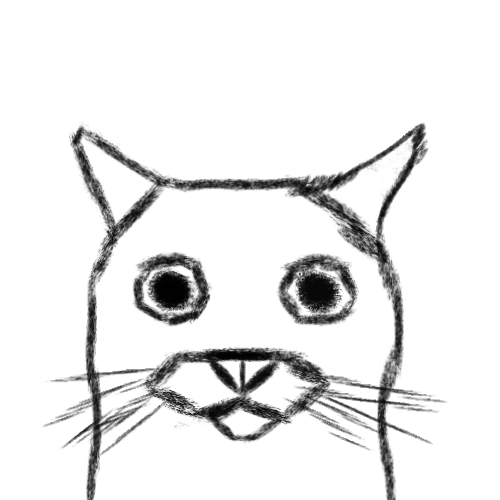
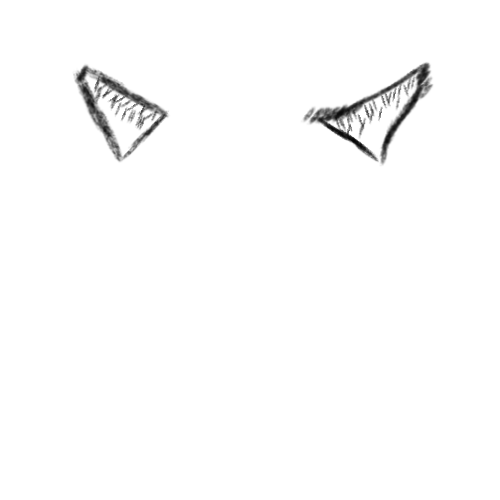
Layered file, before and after one edit (500px x 500px). Changes by layer:
added group "cat1_draft" with 6 layers over [left=43, top=61, right=448, bottom=500]
hid "cat1 #1", moved it into group "cat1_draft", painted on it over [left=72, top=61, right=432, bottom=500]
hid "face2", moved it into group "cat1_draft", painted on it over [left=131, top=151, right=363, bottom=327]
moved "face2 #3" into group "cat1_draft", painted on it over [left=68, top=61, right=434, bottom=244]
hid "face2 #1", moved it into group "cat1_draft", painted on it over [left=202, top=262, right=289, bottom=400]
hid "face2 #2", moved it into group "cat1_draft", painted on it over [left=41, top=218, right=448, bottom=459]
